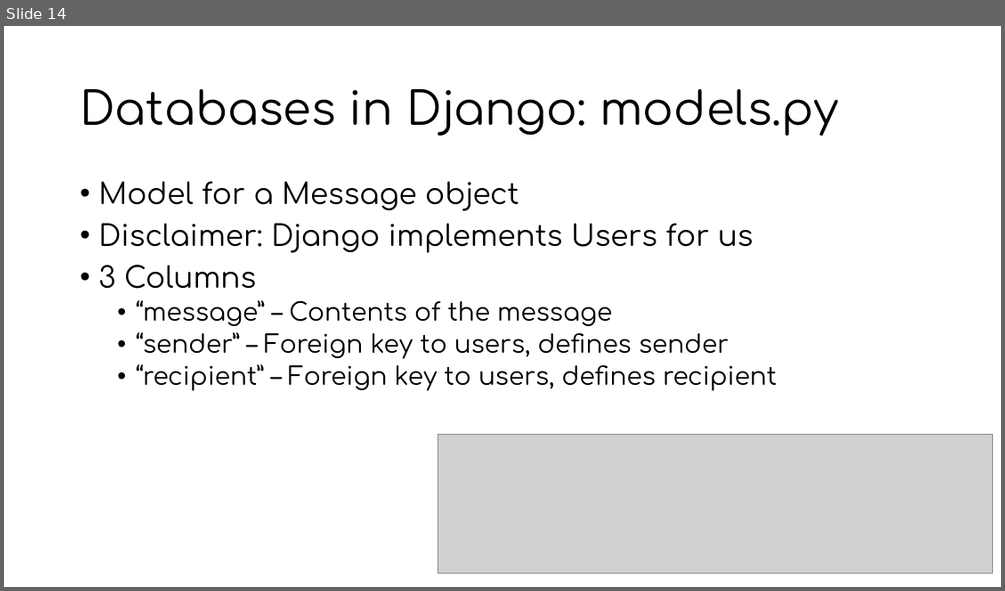
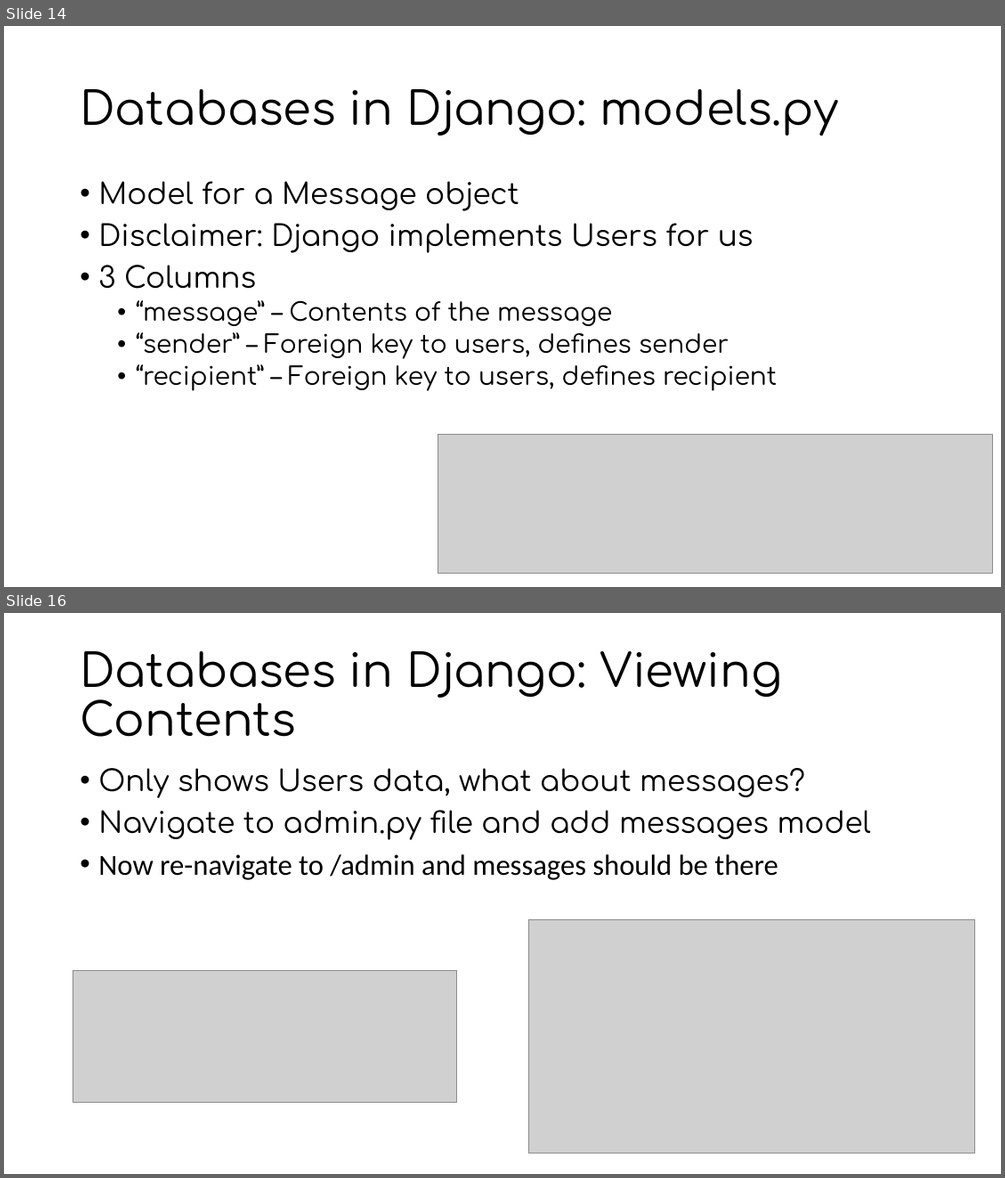
Before and after one commit to MiBioSoft2017/2017FallBootCamp, a slide deck: Django_2/Django_2.pptx. Shown one above the other, each under a label of ours: slide 14 before the commit, slides 14 and 16 after it; the slides between them are not shown. The pictures are 1005x591 and 1005x1178 pixels, drawn with LibreOffice and Linux fonts; fonts in the diff are those of the drawing; grey boxes stand for pictures. Boxes give left, top, right and bottom in pixels: in the first picture for what was removed or moved away, otherwise in the second. Text is boxed around its words. In the diff, an @@ line names an element or a change of style, - is before the commit and + after.

Commit message:
Finished ppt

```diff
--- a/Django_2/Django_2.pptx
+++ b/Django_2/Django_2.pptx
@@ slide 16 added at (4, 613, 1001, 1174), background #FFFFFF @@
@@ title added at (80, 651, 781, 737), 44 pt, text #000000 @@
+Databases in Django: Viewing Contents
@@ text added at (98, 768, 871, 880), 28 pt, text #000000 @@
+• Only shows Users data, what about messages?
+• Navigate to admin.py file and add messages model
+• Now re-navigate to /admin and messages should be there
@@ picture added at (528, 919, 975, 1153) @@
@@ picture added at (73, 971, 457, 1103) @@
```
Also in this commit, not shown: 1 other slide added.
